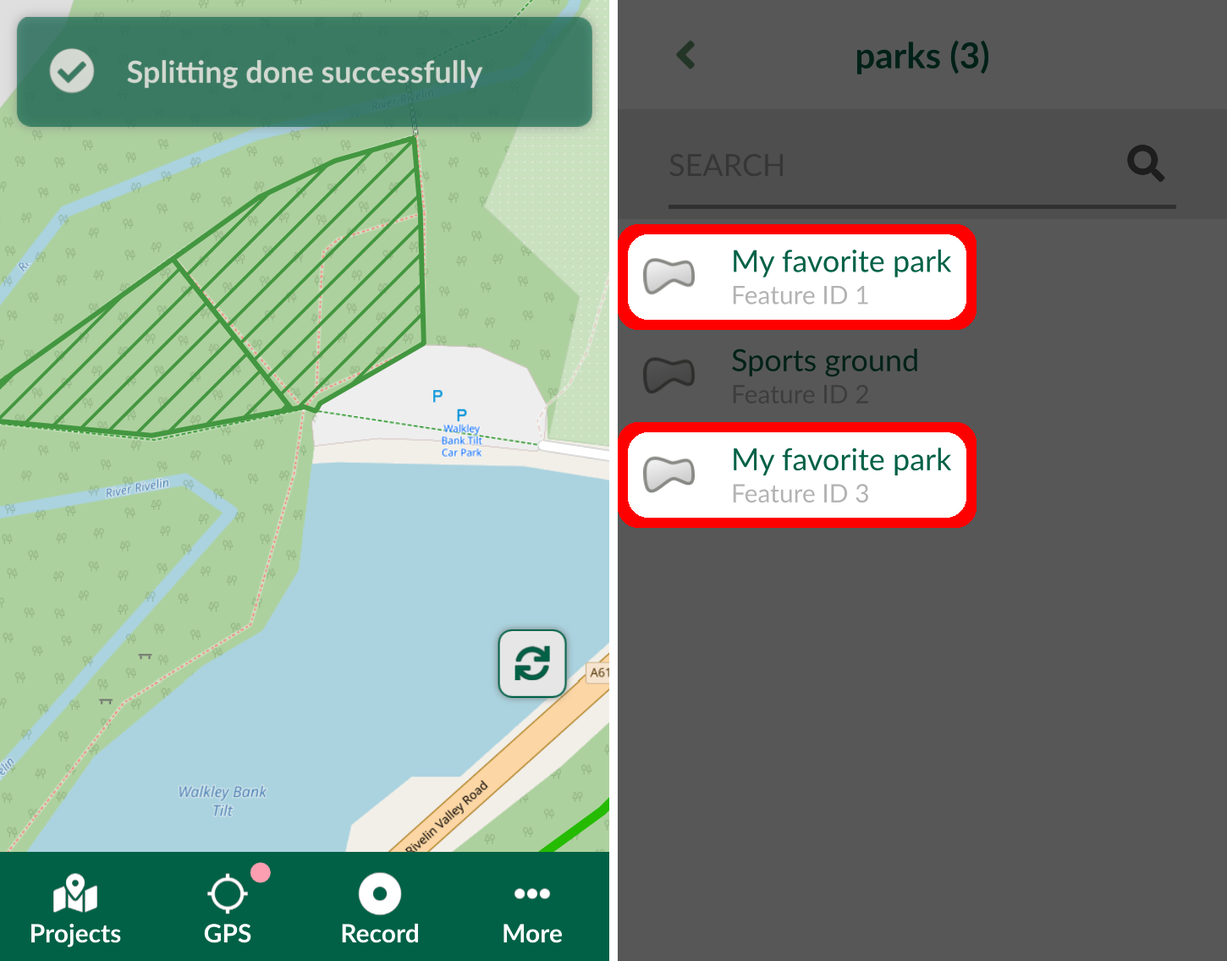
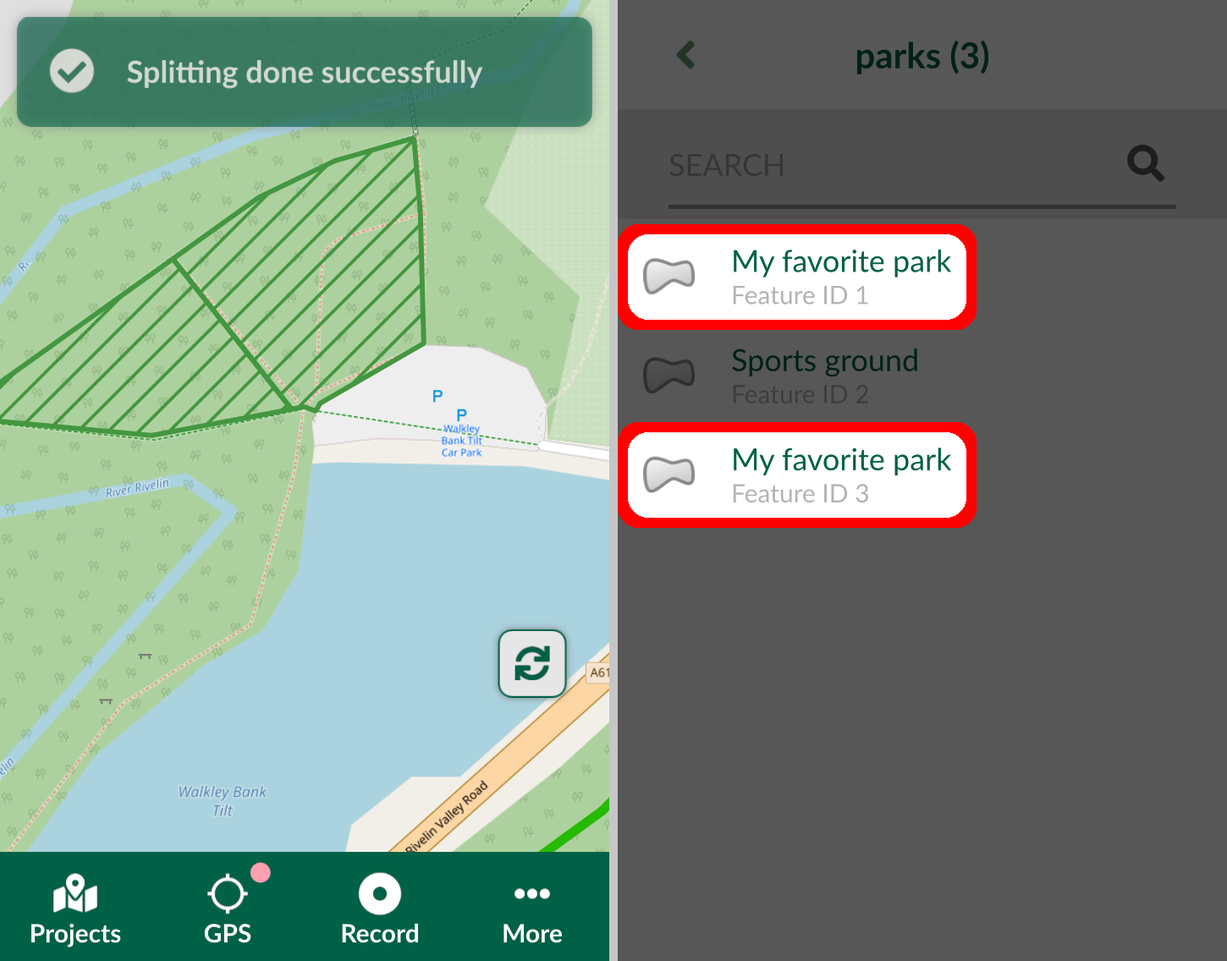
Layers edited between the first and the second w=1227, h=961 image:
painted on "Screenshot_20220710-185145_Mergin_Maps.png" over [left=609, top=0, right=618, bottom=961]
